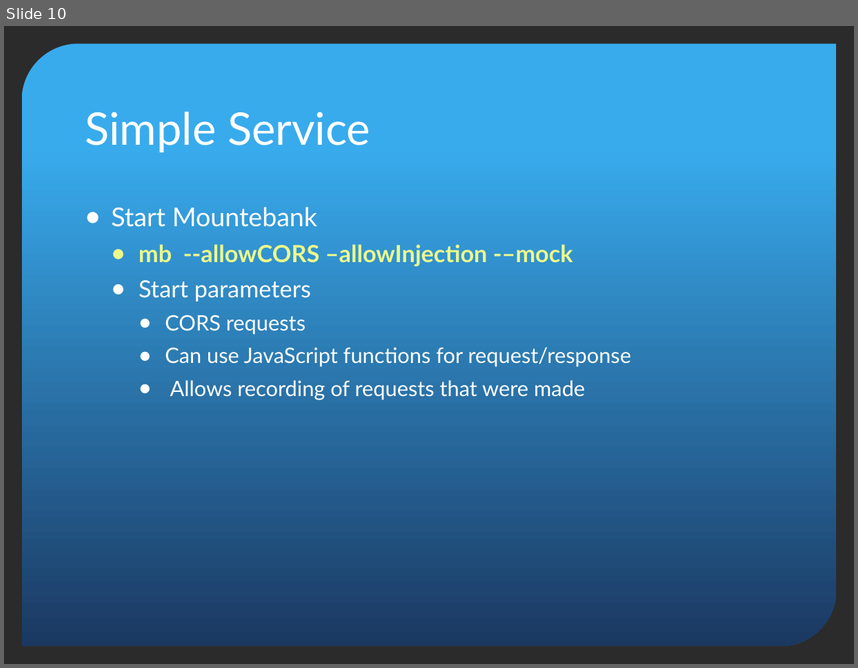
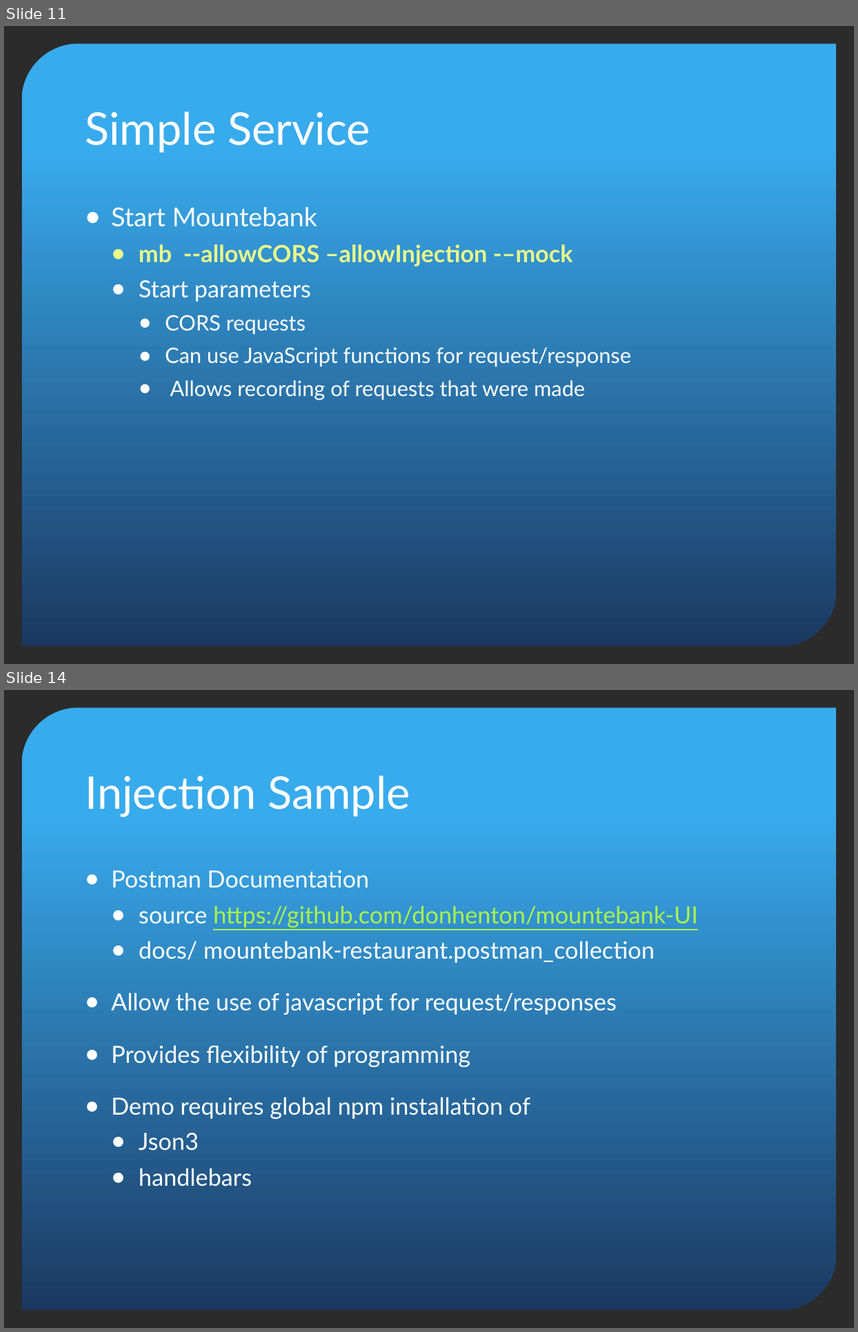
Before and after one commit to donhenton/mountebank-UI, a slide deck: docs/madjs/MADJS-Mountebank.pptx. Shown one above the other, each under a label of ours: slide 10 before the commit, slides 11 and 14 after it; the slides between them are not shown. The pictures are 858x668 and 858x1332 pixels, drawn with LibreOffice and Linux fonts; fonts in the diff are those of the drawing; background and template pictures are left out; a plain dark background stands for a picture behind light text. Boxes give left, top, right and bottom in pixels: in the first picture for what was removed or moved away, otherwise in the second. Text is boxed around its words. In the diff, an @@ line names an element or a change of style, - is before the commit and + after.

```diff
--- a/docs/madjs/MADJS-Mountebank.pptx
+++ b/docs/madjs/MADJS-Mountebank.pptx
@@ slide 14 added at <box>4,690,854,1328</box>, background picture (left out); not listed: 1 template element that a slide beside it also shows @@
@@ title added at <box>85,776,410,817</box>, 38 pt, text #FFFFFF @@
+Injection Sample
@@ text added at <box>111,870,698,1186</box>, 20 pt, text #FFFFFF @@
+● Postman Documentation
+  ● source https://github.com/donhenton/mountebank-UI
+  ● docs/ mountebank-restaurant.postman_collection
+● Allow the use of javascript for request/responses
+● Provides flexibility of programming
+● Demo requires global npm installation of
+  ● Json3
+  ● handlebars
@@ what was slide 10 is now slide 11 @@
```
Also in this commit, not shown: 4 slides changed, 4 other slides added, 1 other file.
